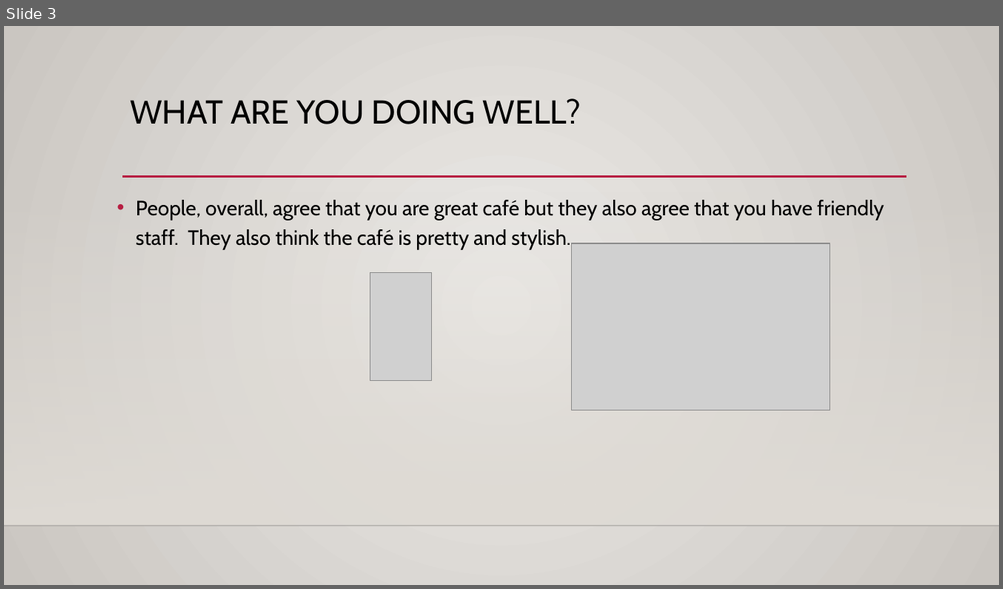
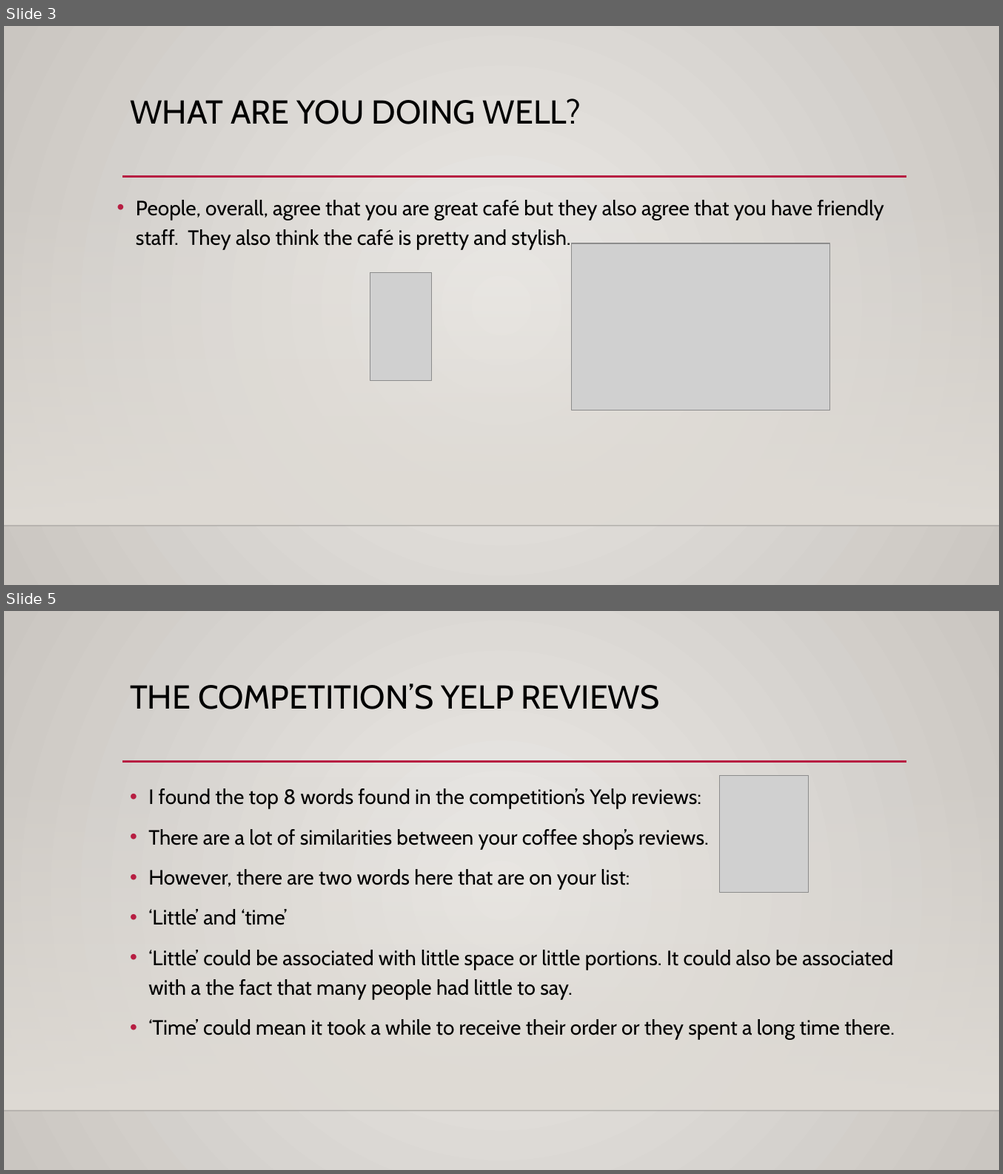
Before and after one commit to bloominstituteoftechnology/DS-Unit-4-Sprint-1-NLP, a slide deck: module1-text-data/presentation.pptx. Shown one above the other, each under a label of ours: slide 3 before the commit, slides 3 and 5 after it; the slides between them are not shown. The pictures are 1003x589 and 1003x1174 pixels, drawn with LibreOffice and Linux fonts; fonts in the diff are those of the drawing; grey boxes stand for pictures; background and template pictures are left out. Boxes give left, top, right and bottom in pixels: in the first picture for what was removed or moved away, otherwise in the second. Text is boxed around its words. In the diff, an @@ line names an element or a change of style, - is before the commit and + after.

```diff
--- a/module1-text-data/presentation.pptx
+++ b/module1-text-data/presentation.pptx
@@ slide 5 added at [4,611,999,1170], background gradient #ECEAE7 to #CAC7C1; not listed: 3 template elements that a slide beside it also shows @@
@@ title added at [130,684,660,709], 32 pt, text #000000 @@
+THE COMPETITION’S YELP REVIEWS
@@ picture added at [720,775,808,892] @@
@@ text added at [148,789,894,1040], 20 pt, text #000000 @@
+• I found the top 8 words found in the competition’s Yelp reviews:
+• There are a lot of similarities between your coffee shop’s reviews.
+• However, there are two words here that are on your list:
+• ‘Little’ and ‘time’
+• ‘Little’ could be associated with little space or little portions. It could also be associated with a the fact that many people had little to say.
+• ‘Time’ could mean it took a while to receive their order or they spent a long time there.
```
Also in this commit, not shown: 1 slide changed, 1 other slide added, 1 slide removed, 3 other files.
